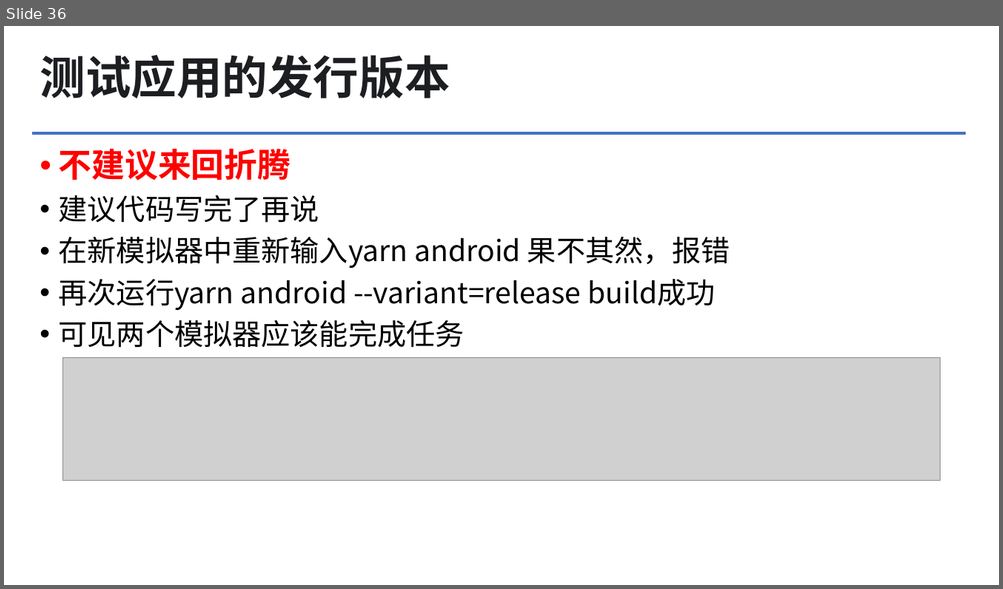
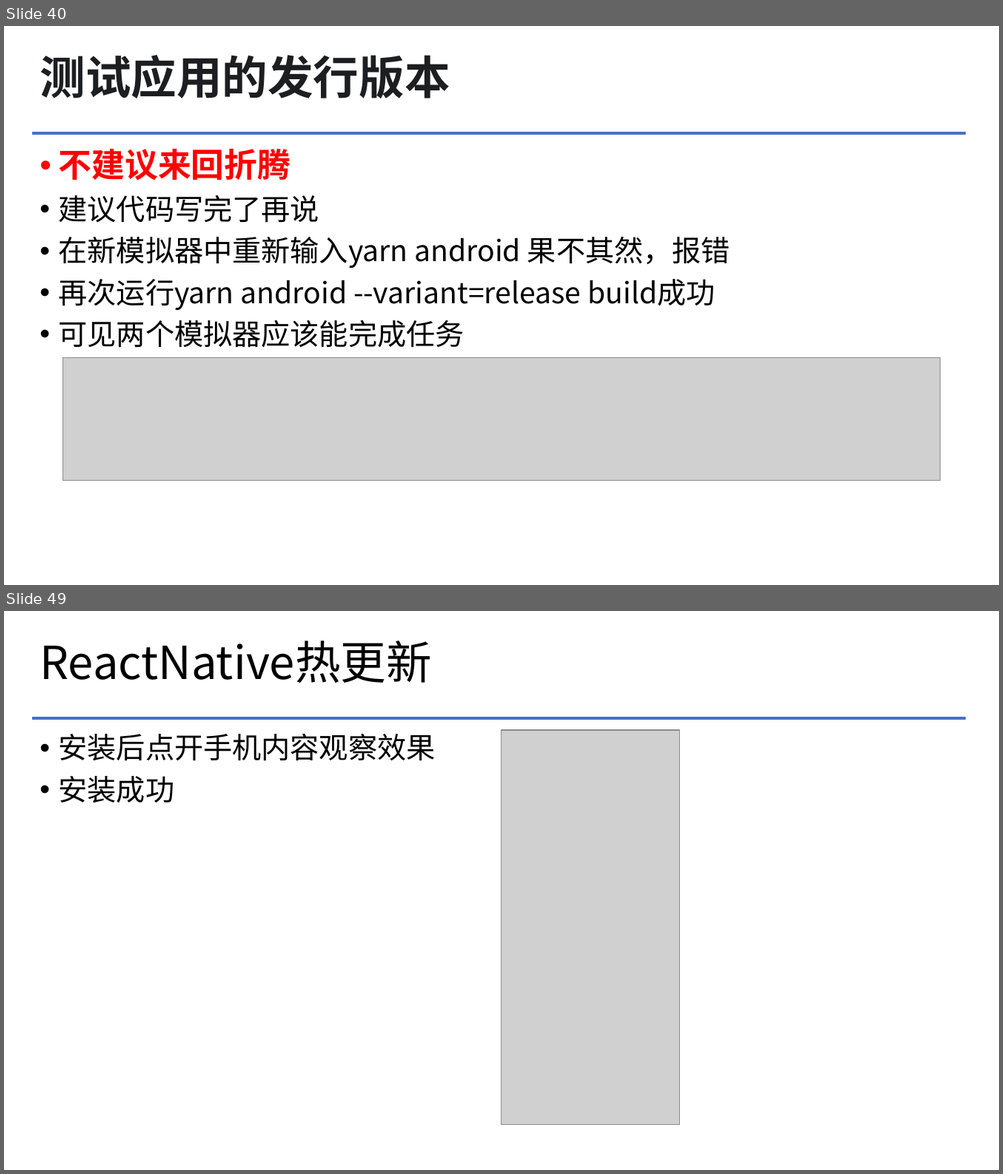
Before and after one commit to greatgu99/myApp, a slide deck: 文档/ReactNative项目入门.pptx. Shown one above the other, each under a label of ours: slide 36 before the commit, slides 40 and 49 after it; the slides between them are not shown. The pictures are 1003x589 and 1003x1174 pixels, drawn with LibreOffice and Linux fonts; fonts in the diff are those of the drawing; grey boxes stand for pictures; background and template pictures are left out. Boxes give left, top, right and bottom in pixels: in the first picture for what was removed or moved away, otherwise in the second. Text is boxed around its words. In the diff, an @@ line names an element or a change of style, - is before the commit and + after.

```diff
--- a/文档/ReactNative项目入门.pptx
+++ b/文档/ReactNative项目入门.pptx
@@ slide 49 added at (x1=4, y1=611, x2=999, y2=1170), background #FFFFFF; not listed: 1 template element that a slide beside it also shows @@
@@ title added at (x1=40, y1=641, x2=432, y2=683), 44 pt, text #000000 @@
+ReactNative热更新
@@ text added at (x1=59, y1=734, x2=435, y2=803), 28 pt, text #000000 @@
+• 安装后点开手机内容观察效果
+• 安装成功
@@ picture added at (x1=502, y1=730, x2=679, y2=1126) @@
@@ what was slide 36 is now slide 40 @@
```
Also in this commit, not shown: 4 slides changed, 19 other slides added.
